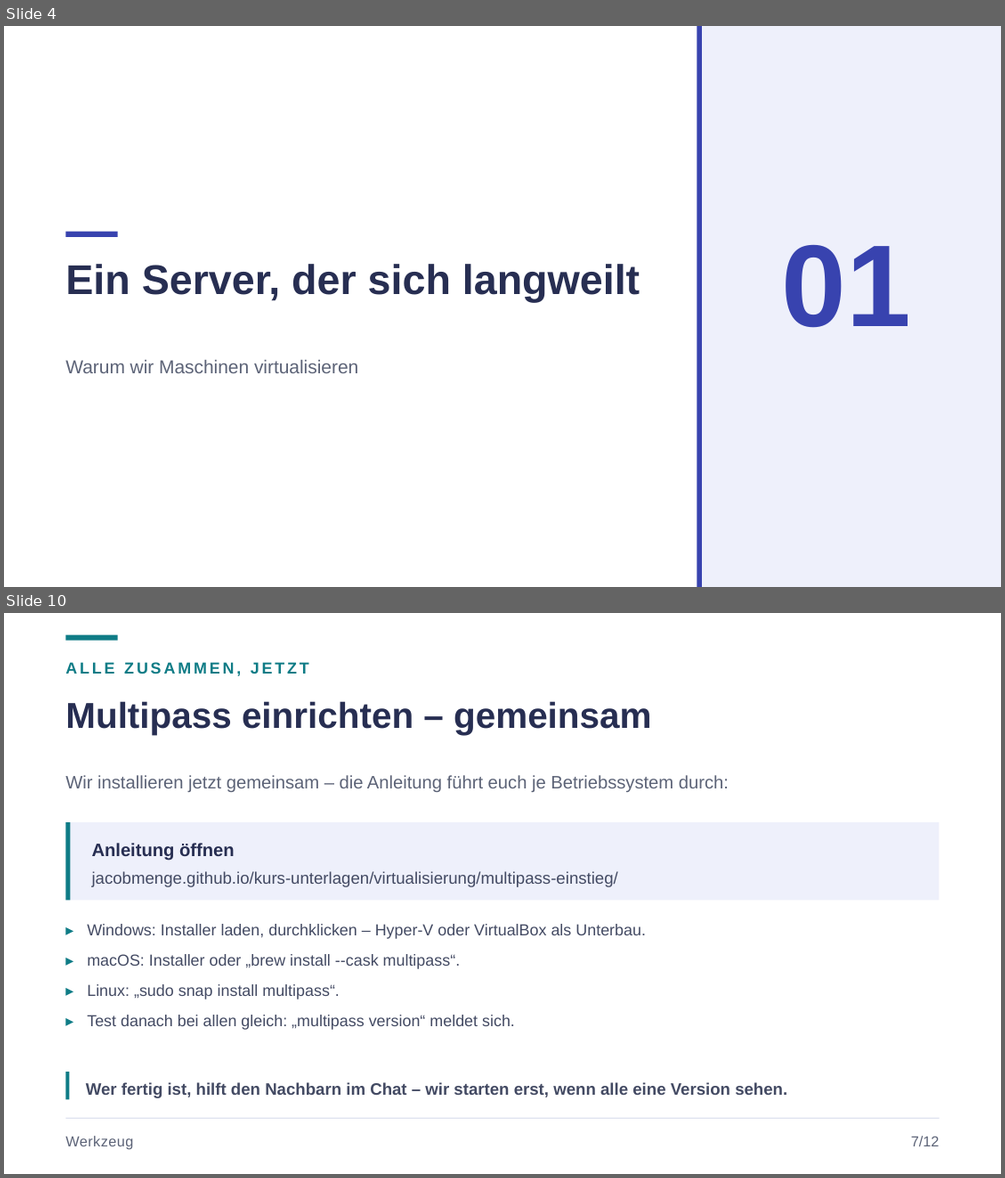
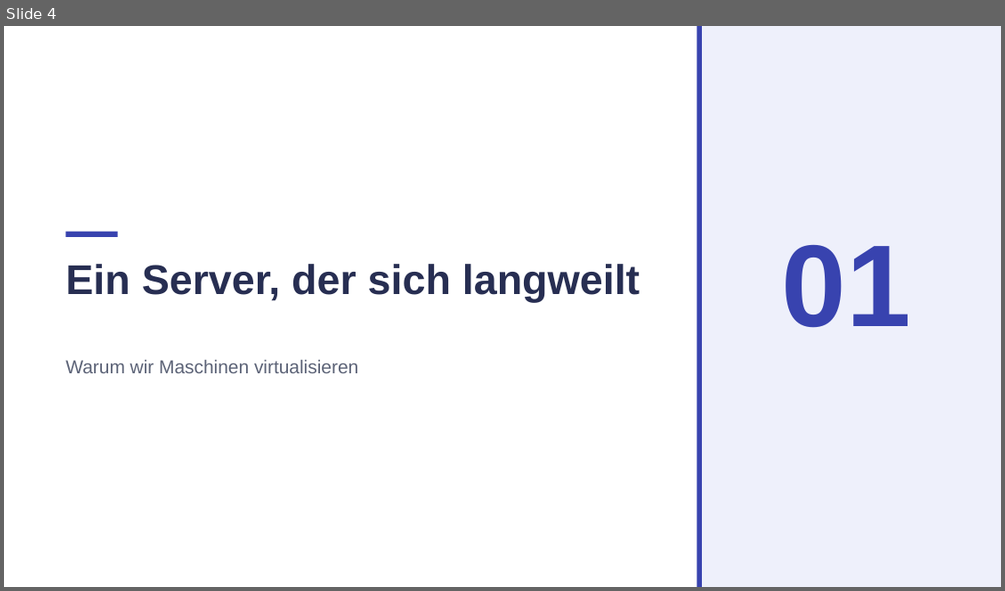
Before and after one commit to JacobMenge/kurs-unterlagen, a slide deck: folien/04-virtualisierung.pptx. Shown one above the other, each under a label of ours: slides 4 and 10 before the commit, slide 4 after it; the slides between them are not shown. The pictures are 1005x1178 and 1005x591 pixels, drawn with LibreOffice and Linux fonts; fonts in the diff are those of the drawing. Boxes give left, top, right and bottom in pixels: in the first picture for what was removed or moved away, otherwise in the second. Text is boxed around its words. In the diff, an @@ line names an element or a change of style, - is before the commit and + after.

Commit message:
virtualisierung + docker folien

```diff
--- a/folien/04-virtualisierung.pptx
+++ b/folien/04-virtualisierung.pptx
@@ slide 10 removed at (x1=4, y1=613, x2=1001, y2=1174), background #FFFFFF @@
@@ rectangle removed at (x1=65, y1=635, x2=118, y2=641) @@
@@ text removed at (x1=65, y1=662, x2=309, y2=676) @@
-ALLE ZUSAMMEN, JETZT
@@ text removed at (x1=65, y1=701, x2=651, y2=735) @@
-Multipass einrichten – gemeinsam
@@ text removed at (x1=65, y1=775, x2=728, y2=792) @@
-Wir installieren jetzt gemeinsam – die Anleitung führt euch je Betriebssystem durch:
@@ rectangle removed at (x1=65, y1=822, x2=939, y2=900) @@
@@ rectangle removed at (x1=65, y1=822, x2=70, y2=900) @@
@@ text removed at (x1=92, y1=843, x2=235, y2=860) @@
-Anleitung öffnen
@@ text removed at (x1=92, y1=871, x2=618, y2=887) @@
-jacobmenge.github.io/kurs-unterlagen/virtualisierung/multipass-einstieg/
@@ text removed at (x1=87, y1=924, x2=646, y2=1030) @@
-▸ Windows: Installer laden, durchklicken – Hyper-V oder VirtualBox als Unterbau.
-▸ macOS: Installer oder „brew install --cask multipass“.
-▸ Linux: „sudo snap install multipass“.
-▸ Test danach bei allen gleich: „multipass version“ meldet sich.
@@ rectangle removed at (x1=65, y1=1071, x2=70, y2=1100) @@
@@ text removed at (x1=86, y1=1082, x2=787, y2=1098) @@
-Wer fertig ist, hilft den Nachbarn im Chat – wir starten erst, wenn alle eine Version sehen.
@@ line removed from (65, 1119) to (939, 1119) @@
@@ text removed at (x1=65, y1=1135, x2=133, y2=1150) @@
-Werkzeug
@@ text removed at (x1=911, y1=1135, x2=939, y2=1146) @@
-7/12
```
Also in this commit, not shown: 9 slides changed, 8 slides added, 6 other slides removed, 6 other files.
